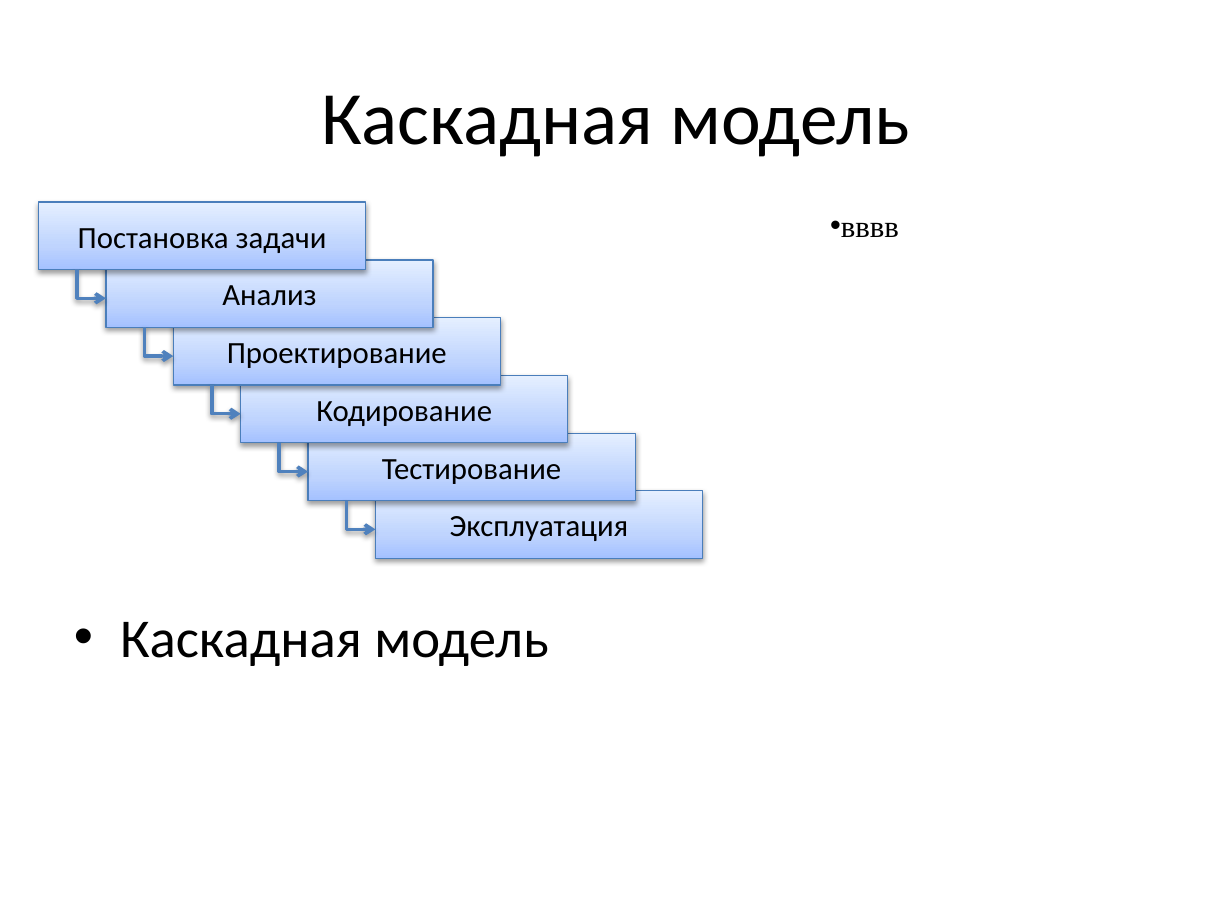
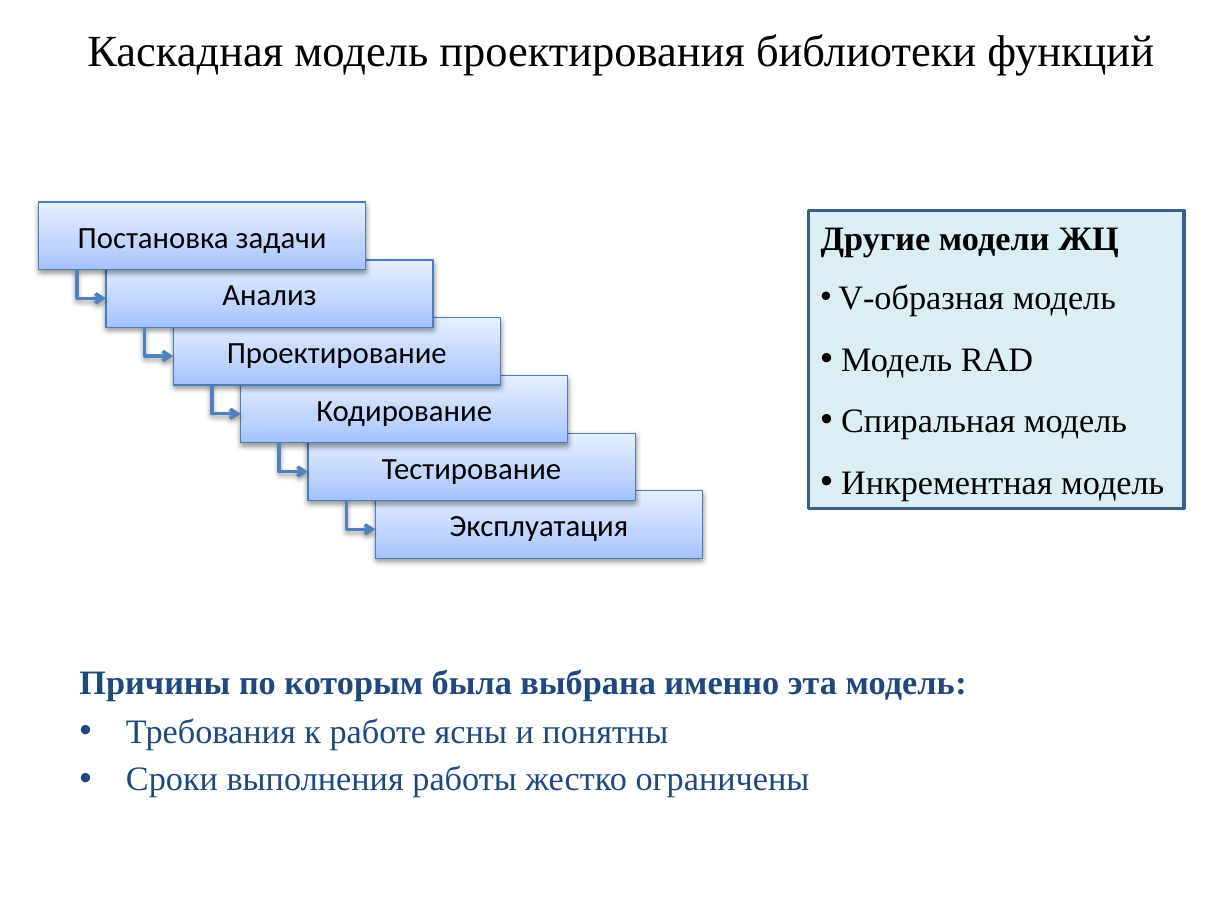
Before and after one commit to nwcfang/diplom_report, a slide deck: slide 3 of presentation/presentation.pptx. Drawn at 1232x924 pixels with LibreOffice and Linux fonts; fonts in the diff are those of the drawing. Boxes give left, top, right and bottom in pixels: in the first picture for what was removed or moved away, otherwise in the second. Text is boxed around its words. In the diff, an @@ line names an element or a change of style, - is before the commit and + after.

```diff
--- a/presentation/presentation.pptx
+++ b/presentation/presentation.pptx
@@ title at bbox=[87, 34, 1154, 75]: text changed; size 44 to 26 pt; font Calibri to Times New Roman @@
-Каскадная модель
+Каскадная модель проектирования библиотеки функций
@@ rectangle added at bbox=[808, 211, 1184, 509], fill #DBEEF4, outline #3A5F8C 2 pt @@
@@ text added at bbox=[821, 227, 1119, 257], 20 pt, text #000000, bold @@
+Другие модели ЖЦ
@@ text removed at bbox=[841, 223, 899, 237] @@
-• вввв
@@ text added at bbox=[838, 284, 1164, 501], 20 pt, text #000000 @@
+• V-образная модель
+• Модель RAD
+• Спиральная модель
+• Инкрементная модель
@@ text added at bbox=[79, 669, 967, 701], 20 pt, text #1F497D, bold @@
+Причины по которым была выбрана именно эта модель:
@@ text at bbox=[126, 718, 810, 797]: text changed; size 32 to 20 pt; font Calibri to Times New Roman; text colour #000000 to #1F497D @@
-• Каскадная модель
+• Требования к работе ясны и понятны
+• Сроки выполнения работы жестко ограничены
```
Also in this commit, not shown: 1 other slide changed, 10 slides added, 10 other files.
